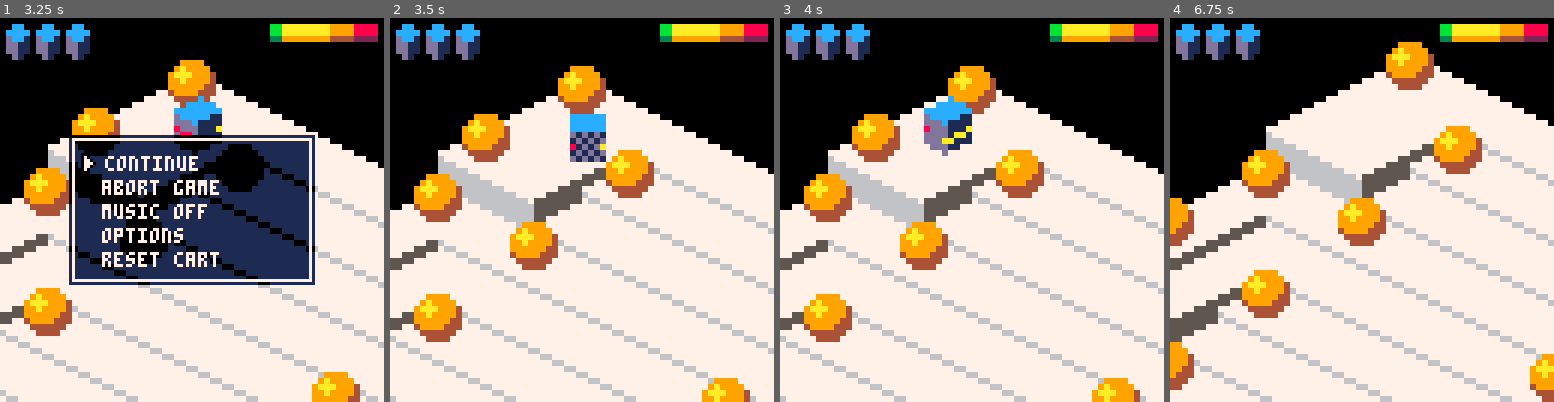
Above: before the commit, frames 1-4 (left to right).
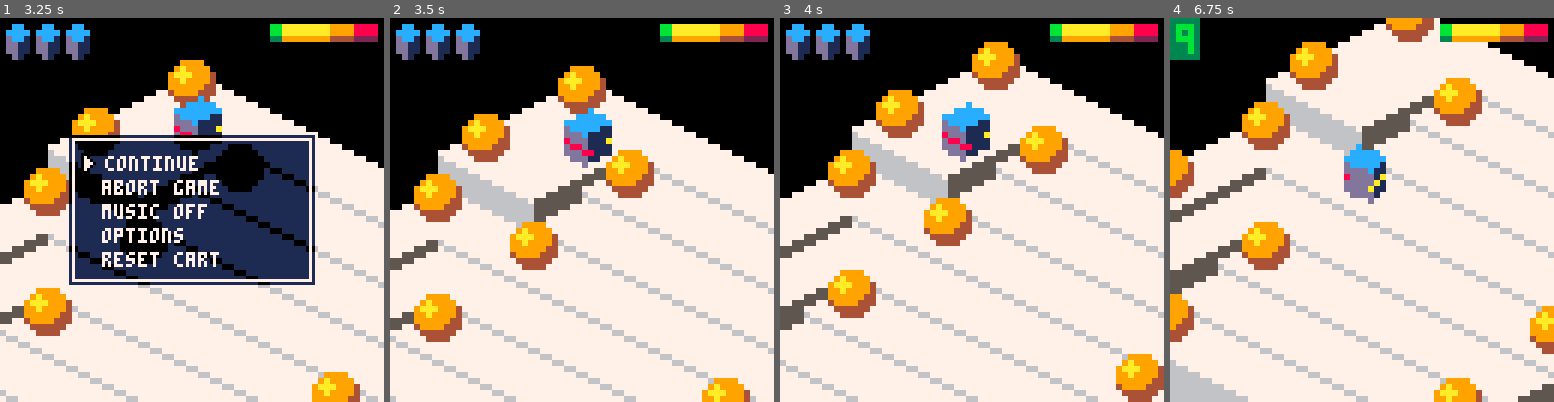
Above: after the commit, the same moments.

Repository: erwinbonsma/BumbleBotsPico8
Game: PICO-8 cartridge bumblebots-lowrez.p8
Same seed, same stepped clock (60 frames per second), same inputs: the game is played once before the commit and once after it.
Inputs:
- Up to frame 1 (3.25 s): tap X (X key) at 0.33, 1.07, 1.85, 2.97 s; tap O (Z key) at 0.7, 1.7, 2.1, 2.5, 2.9 s; hold Right 1.6-2.1 s; hold Up 2.15-2.42 s; hold Right 2.47-3.03 s; hold Left from 3.08 s (still down)
- Up to frame 2 (3.5 s): keep holding Left; tap O (Z key) at 3.3 s
- Up to frame 3 (4 s): release Left at 3.58 s; hold Down 3.63-3.97 s; tap O (Z key) at 3.7 s
- Up to frame 4 (6.75 s): hold Right 4.02-4.68 s; tap X (X key) at 4.08, 5.2, 6.32 s; tap O (Z key) every 0.4 s from 4.1 to 6.5 s; hold Up 4.73-5.03 s; hold Left 5.08-5.68 s; hold Down 5.73-6.03 s; hold Right 6.08-6.58 s; hold Right from 6.63 s (still down)

Frame 1 is identical in both runs. In frame 2, 0.8% of the frame differs, in the area x 45-58%, y 23-40%; in frame 3, 33%; in frame 4, 45%, in the area x 0-100%, y 0-100%.

Commit message:
Add support for compound moves generated by touch controls
Touch control movement directly indicate the desired move direction by a combination of two directions. When the bot is oriented correctly, it will directly move (either forwards or backwards). Otherwise it turns to enable forward move in the given direction.

Diff:
--- a/bumblebots-lowrez.p8
+++ b/bumblebots-lowrez.p8
@@ -1528,17 +1528,63 @@
 end
 
 function player:update()
- if btnp(0) then
+ local btns=btn()
+ if (btns!=0) then
+  debug("btns="..btns)
+ end
+
+ if btnp(0) and btns==1 then
+  --only left just pressed
   self.nxt_rot_dir=-1
- elseif btnp(1) then
+ elseif btnp(1) and btns==2 then
+  --only right just pressed
   self.nxt_rot_dir=1
  end
 
  local desired_mov_dir=0
- if btn(2) then
+ local desired_heading=-1
+ if btns==4 then
+  --only forward being pressed
   desired_mov_dir=1
- elseif btn(3) then
+ elseif btns==8 then
+  --only backward being pressed
   desired_mov_dir=-1
+ end
+
+ --handle compound moves,
+ --created by touch controls
+ if btns==6 then
+  --right+up
+  desired_heading=0
+ elseif btns==10 then
+  --right+down
+  desired_heading=1
+ elseif btns==9 then
+  --left+down
+  desired_heading=2
+ elseif btns==5 then
+  --left+up
+  desired_heading=3
+ end
+
+ if desired_heading>=0 then
+  local h=self:heading()
+  debug("desired: "..desired_heading)
+  debug("actual: "..h)
+  if h==desired_heading then
+   desired_mov_dir=1
+  elseif (h+2)%4==desired_heading then
+   desired_mov_dir=-1
+  elseif (h+1)%4==desired_heading then
+   self.nxt_rot_dir=1
+  else
+   self.nxt_rot_dir=-1
+  end
+  if self.nxt_rot_dir then
+   debug("->rot="..self.nxt_rot_dir)
+  else
+   debug("->mov="..desired_mov_dir)
+  end
  end
 
  if self:can_start_move() then
